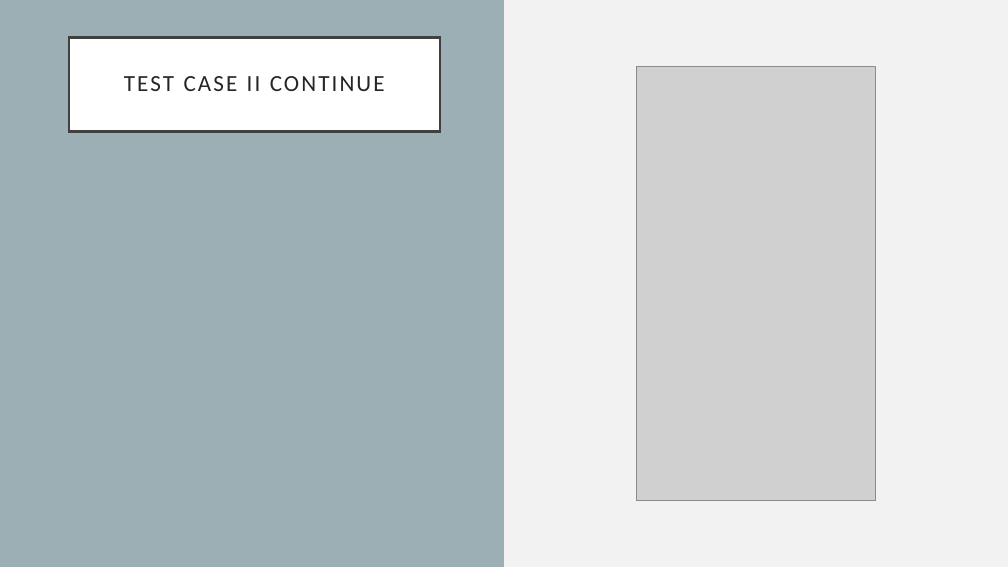
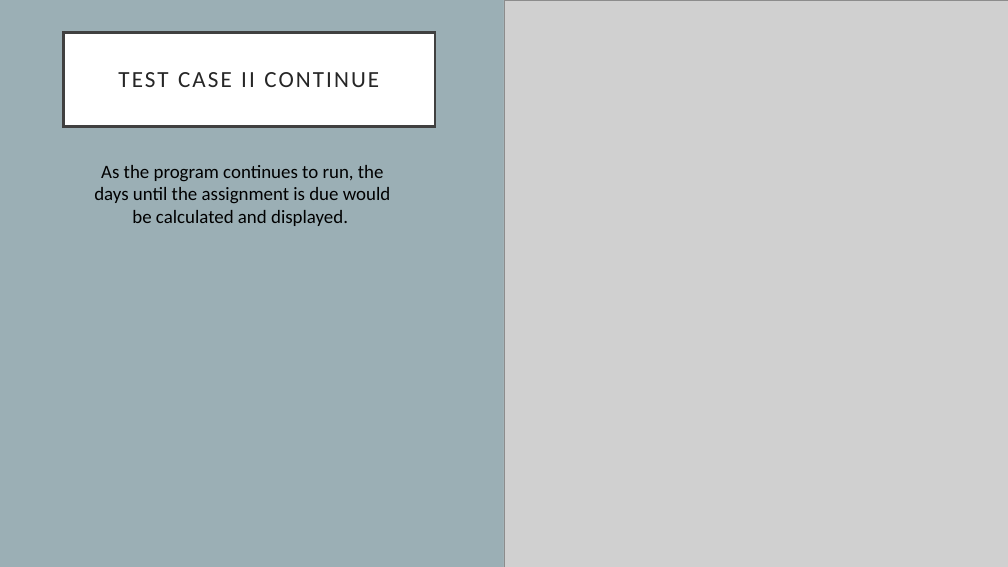
Before and after one commit to kylawilson/EC327FinalProject, a slide deck: slide 6 of doc/ProjectArchitecture.pptx. Drawn at 1008x567 pixels with LibreOffice and Linux fonts; fonts in the diff are those of the drawing; grey boxes stand for pictures. Boxes give left, top, right and bottom in pixels: in the first picture for what was removed or moved away, otherwise in the second. Text is boxed around its words. In the diff, an @@ line names an element or a change of style, - is before the commit and + after.

```diff
--- a/doc/ProjectArchitecture.pptx
+++ b/doc/ProjectArchitecture.pptx
@@ picture: place and size @@
-picture at [637,67,876,501]
+picture at [504,0,1008,567]
@@ title "TEST CASE II CONTINUE": place and size @@
-title "TEST CASE II CONTINUE" at [69,37,440,132]
+title "TEST CASE II CONTINUE" at [64,33,436,126]
@@ text added at [94,165,390,226], 18 pt, text #000000 @@
+As the program continues to run, the days until the assignment is due would be calculated and displayed.
```
Also in this commit, not shown: 5 other slides changed, 1 slide added.
